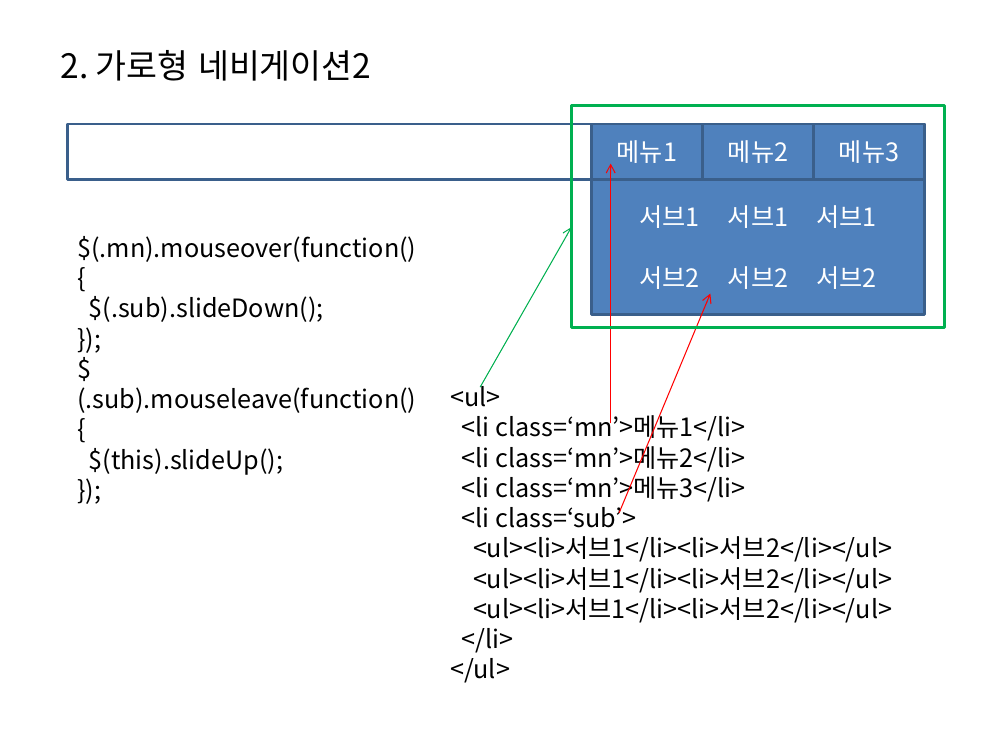
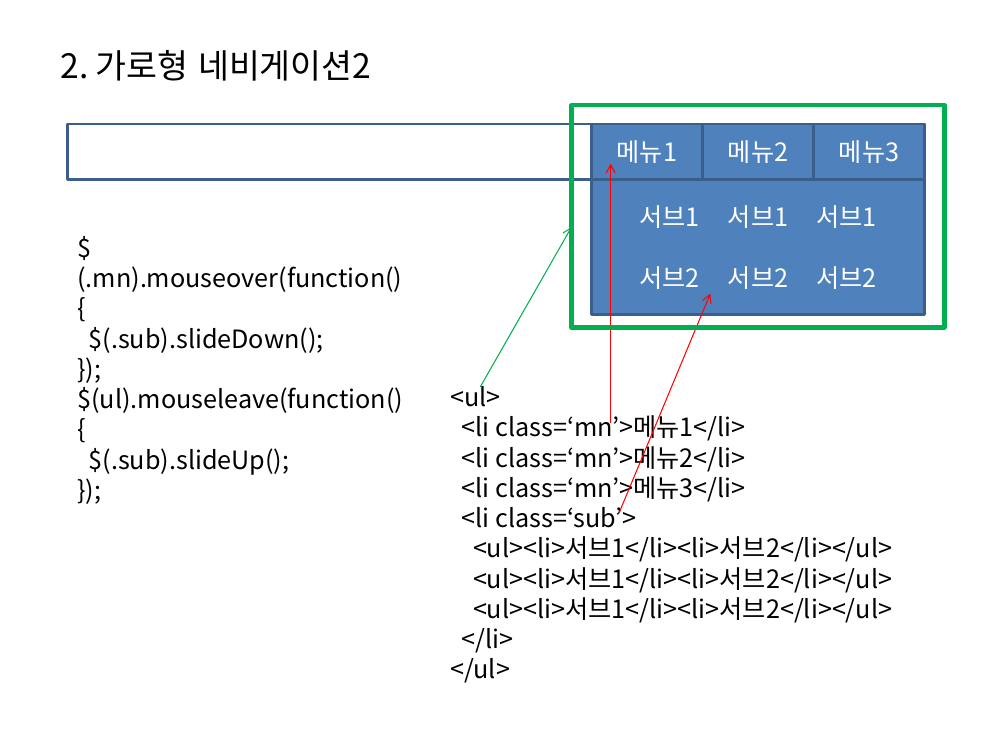
Before and after one commit to booldook/2019-sc-ui-pulmuone, a slide deck: slide 3 of PDS/웹디자인기능사실기-가로형.pptx. Drawn at 1008x756 pixels with LibreOffice and Linux fonts; fonts in the diff are those of the drawing. Boxes give left, top, right and bottom in pixels: in the first picture for what was removed or moved away, otherwise in the second. Text is boxed around its words. In the diff, an @@ line names an element or a change of style, - is before the commit and + after.

```diff
--- a/PDS/웹디자인기능사실기-가로형.pptx
+++ b/PDS/웹디자인기능사실기-가로형.pptx
@@ text at [77, 382, 403, 475]: text changed @@
-$(.sub).mouseleave(function(){
-$(this).slideUp();
+$(ul).mouseleave(function(){
+$(.sub).slideUp();
```
Also in this commit, not shown: 1 other slide changed.
